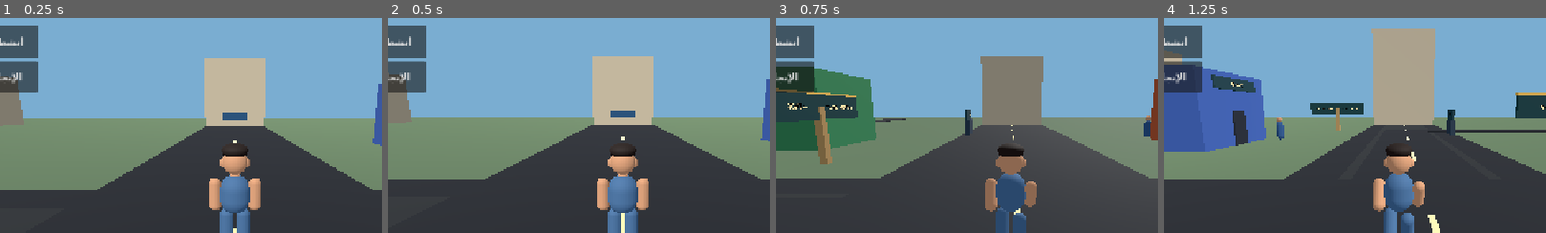
Above: before the commit, frames 1-4 (left to right).
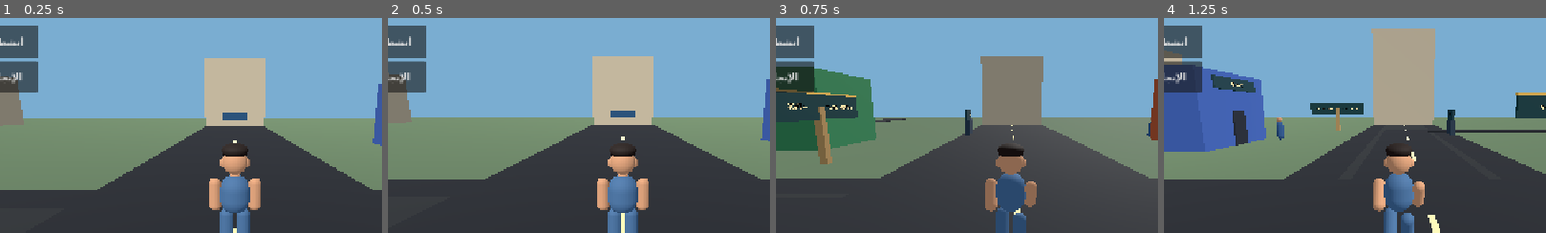
Above: after the commit, the same moments.

Repository: gamalalaraby1988-dotcom/King-Egypt-
Game: Godot game, scene res://scenes/main.tscn
The game is run twice, just before and just after one commit, with the same random seed, the same clock (stepped at 60 frames per second) and the same inputs.
Inputs (mouse positions are % of the whole screen's width and height, from its top left):
- Up to frame 1 (0.25 s): no input
- Up to frame 2 (0.5 s): no input
- Up to frame 3 (0.75 s): tap Enter at 0.5 s; move the mouse to (72, 45) at 0.52 s; hold D (move_right) from 0.53 s (still down); hold Shift (sprint) from 0.53 s (still down); click (72, 45) at 0.67 s
- Up to frame 4 (1.25 s): keep holding D (move_right); keep holding Shift (sprint)
The pictures show only the part of the screen within x 19-69%, y 15-65%; the shares and areas given below are measured in that part.

Frames 1-2 are identical in both runs. In frame 3, 0.1% of the frame differs, in the area x 96-98%, y 45-56%; in frame 4, nothing differs.

Commit message:
Move service staff clear of road edge

Diff:
--- a/scripts/main.gd
+++ b/scripts/main.gd
@@ -555,8 +555,8 @@
 	_create_job_board("وظيفة التوصيل", "توصيل طلب إلى نقطة الاستلام المحددة في المدينة.", Vector3(24, 0, 4.5), Vector3(0, 0, 9.5), 180, 0, 30, "courier_delivery")
 	_create_job_board("مرشد المدينة", "اذهب إلى نقطة المعلم السياحي وساعد الزائرين على اكتشاف المدينة.", Vector3(-24, 0, 4.5), Vector3(0, 0, -18.5), 220, 1, 40, "city_guide")
 	_create_job_board("عامل صيانة", "توجّه إلى موقع الصيانة المحدد وأكمل جولة الفحص الميدانية.", Vector3(4.5, 0, 24), Vector3(9.5, 0, 0), 250, 0, 45, "city_maintenance", PI / 2.0)
-	_create_service_staff("صاحب المتجر", "صاحب محل", "أهلًا بك! يمكنني مساعدتك في احتياجاتك ومشترياتك من المتجر.", Vector3(19.5, 0, 21))
-	_create_service_staff("موظف المطعم", "موظف", "مرحبًا! أستقبل طلبات المطعم وأساعدك في أنشطة التوصيل.", Vector3(-12.5, 0, 21))
+	_create_service_staff("صاحب المتجر", "صاحب محل", "أهلًا بك! يمكنني مساعدتك في احتياجاتك ومشترياتك من المتجر.", Vector3(19.5, 0, 20.2))
+	_create_service_staff("موظف المطعم", "موظف", "مرحبًا! أستقبل طلبات المطعم وأساعدك في أنشطة التوصيل.", Vector3(-12.5, 0, 20.2))
 	_create_service_staff("موظف مركز التوظيف", "موظف", "أهلًا بك! يمكنك مراجعة الوظائف المتاحة وشروطها هنا.", Vector3(19.5, 0, -11))
 
 func _add_functional_building(manager: Node, title: String, mission: String, description: String, pos: Vector3, color: Color, reward: int, chips_reward: int, level: int) -> void:
